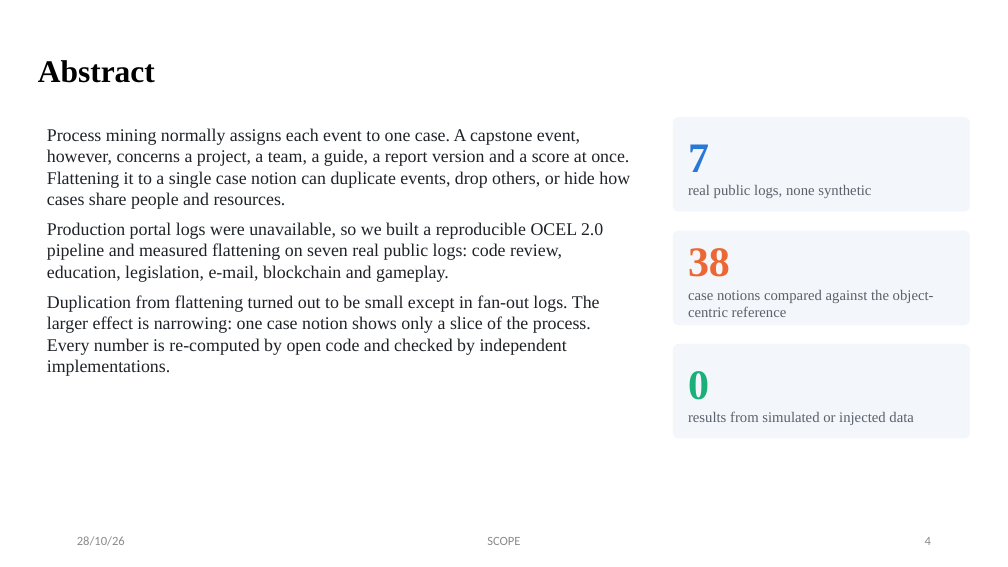
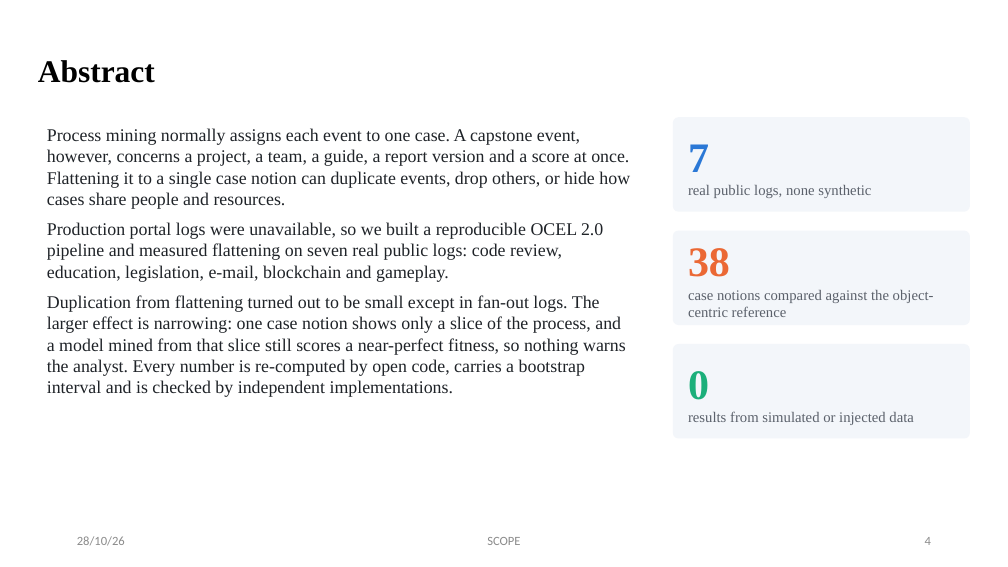
Before and after one commit to ssaakaash/ocel-research, a slide deck: slide 4 of docs/review-3/Team1_Review3_OCEL.pptx. Drawn at 1008x567 pixels with LibreOffice and Linux fonts; fonts in the diff are those of the drawing. Boxes give left, top, right and bottom in pixels: in the first picture for what was removed or moved away, otherwise in the second. Text is boxed around its words. In the diff, an @@ line names an element or a change of style, - is before the commit and + after.

```diff
--- a/docs/review-3/Team1_Review3_OCEL.pptx
+++ b/docs/review-3/Team1_Review3_OCEL.pptx
@@ text at [47,295,626,397]: text changed @@
-Duplication from flattening turned out to be small except in fan-out logs. The larger effect is narrowing: one case notion shows only a slice of the process. Every number is re-computed by open code and checked by independent implementations.
+Duplication from flattening turned out to be small except in fan-out logs. The larger effect is narrowing: one case notion shows only a slice of the process, and a model mined from that slice still scores a near-perfect fitness, so nothing warns the analyst. Every number is re-computed by open code, carries a bootstrap interval and is checked by independent implementations.
```
Also in this commit, not shown: 7 other slides changed, 1 slide added, 17 other files.
